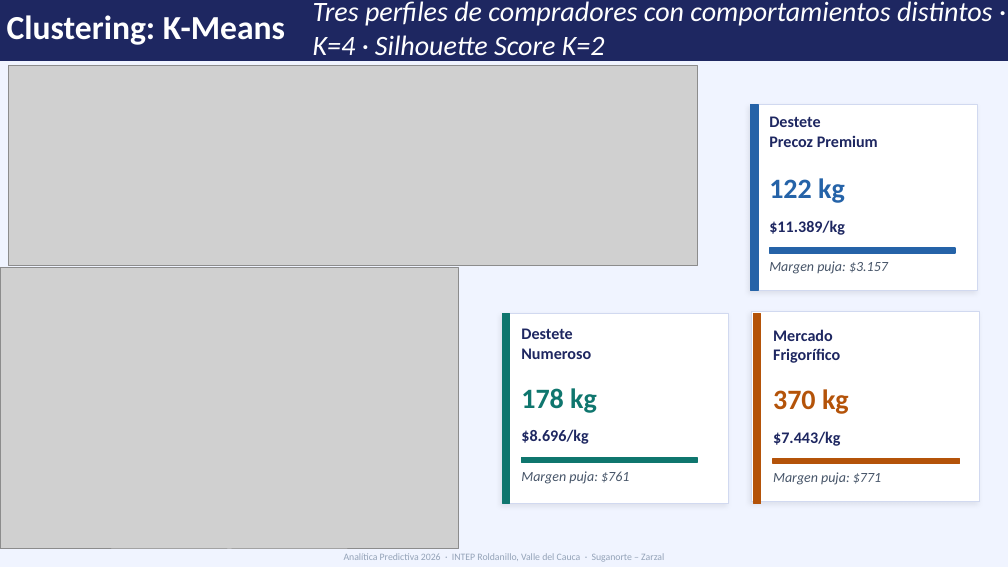
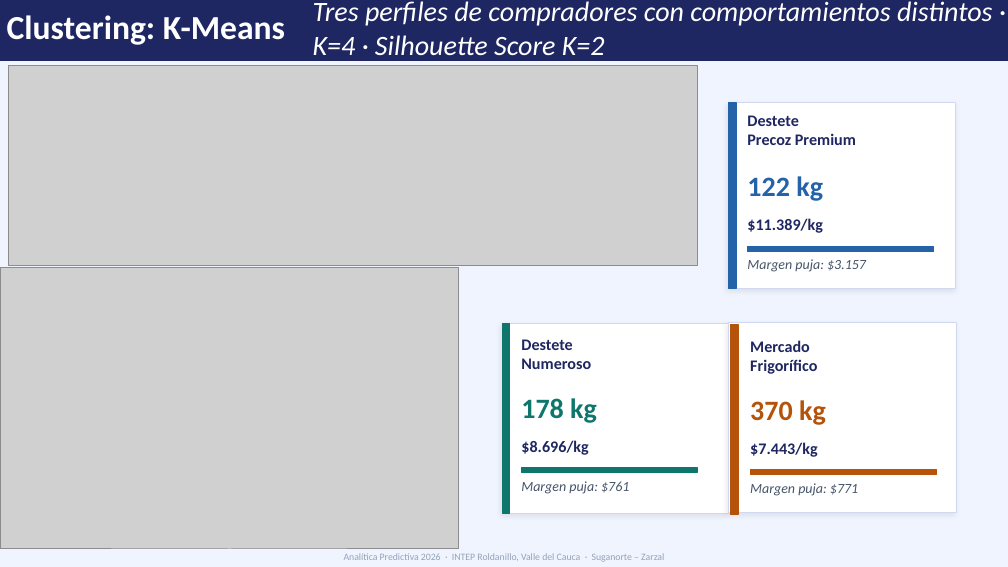
Before and after one commit to INTEP-Analitica-2026/Analitica-Predictiva-Subasta-Ganadera, a slide deck: slide 8 of Analitica_Predictiva_Subasta_Ganadera_Presentacion.pptx. Drawn at 1008x567 pixels with LibreOffice and Linux fonts; fonts in the diff are those of the drawing; grey boxes stand for pictures. Boxes give left, top, right and bottom in pixels: in the first picture for what was removed or moved away, otherwise in the second. Text is boxed around its words. In the diff, an @@ line names an element or a change of style, - is before the commit and + after.

```diff
--- a/Analitica_Predictiva_Subasta_Ganadera_Presentacion.pptx
+++ b/Analitica_Predictiva_Subasta_Ganadera_Presentacion.pptx
@@ 4 texts, 3 rectangles: place and size @@
-4 texts, 3 rectangles at bbox=[751, 104, 978, 290]
+4 texts, 3 rectangles at bbox=[729, 103, 956, 289]
@@ rectangle: place and size @@
-rectangle at bbox=[751, 311, 979, 501]
+rectangle at bbox=[729, 323, 957, 512]
@@ 4 texts, 2 rectangles: place and size @@
-4 texts, 2 rectangles at bbox=[754, 313, 960, 503]
+4 texts, 2 rectangles at bbox=[731, 325, 936, 514]
@@ 4 texts, 3 rectangles: place and size @@
-4 texts, 3 rectangles at bbox=[503, 313, 729, 503]
+4 texts, 3 rectangles at bbox=[503, 324, 729, 513]
```
Also in this commit, not shown: 2 other slides changed, 1 other file.
